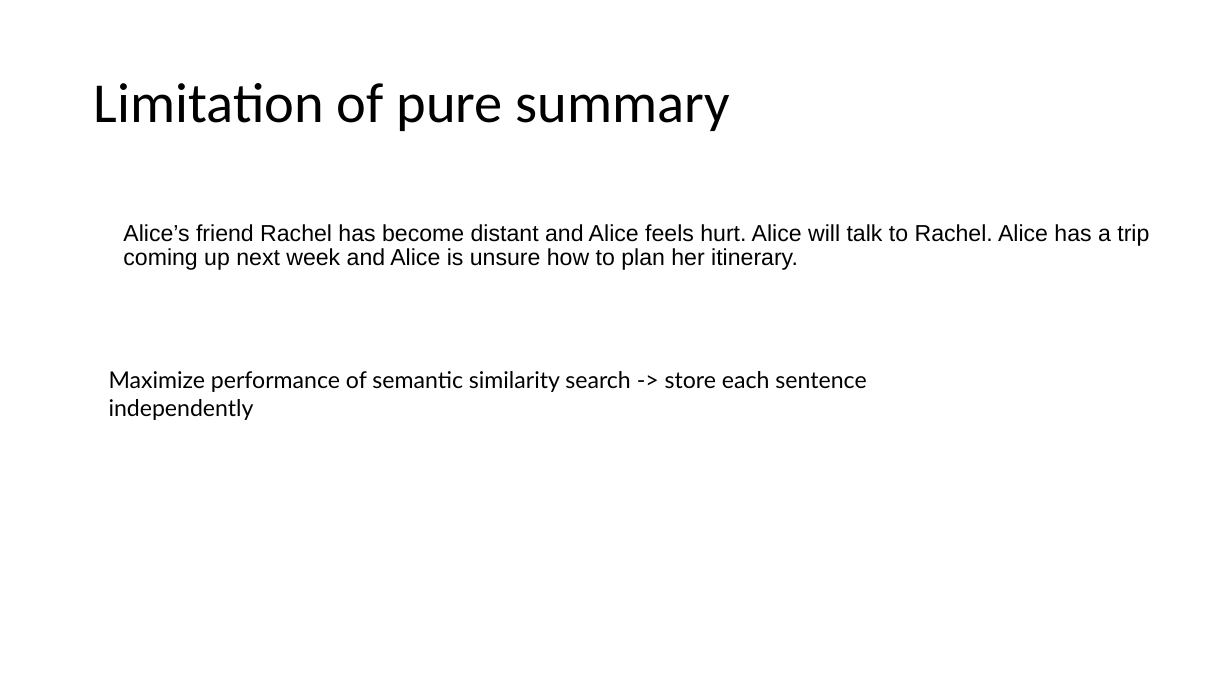
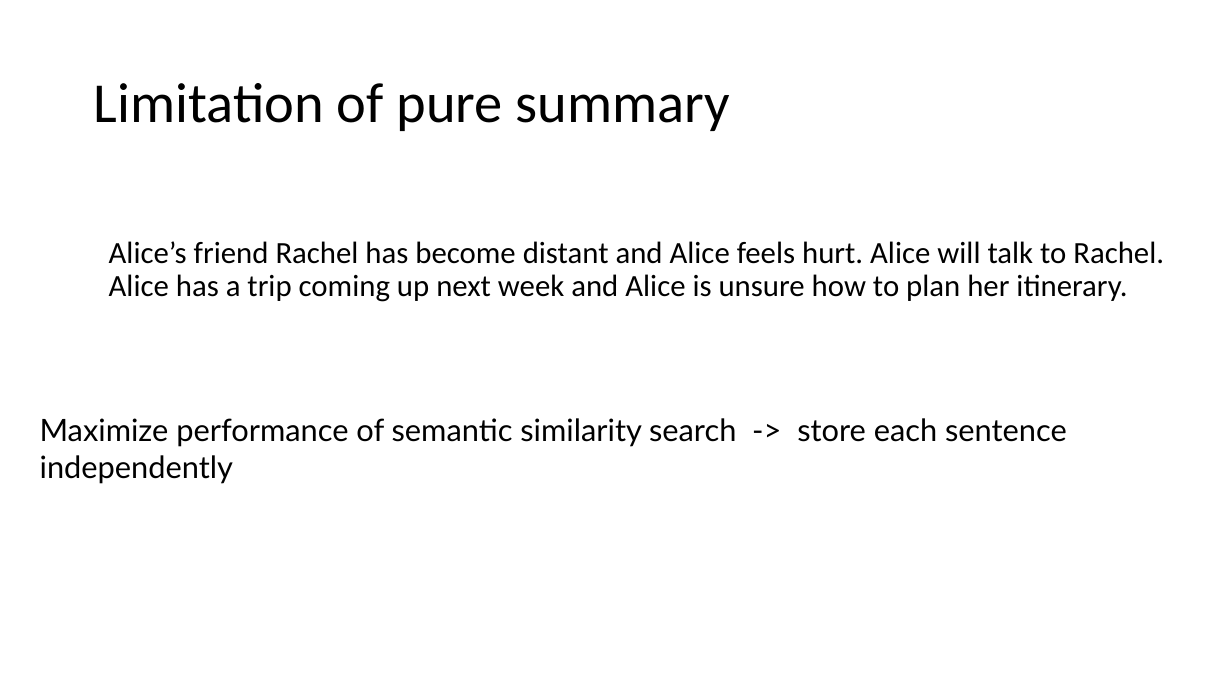
Before and after one commit to Astonzzh/slide, a slide deck: slide 14 of presentation1.pptx. Drawn at 1232x693 pixels with LibreOffice and Linux fonts; fonts in the diff are those of the drawing. Boxes give left, top, right and bottom in pixels: in the first picture for what was removed or moved away, otherwise in the second. Text is boxed around its words. In the diff, an @@ line names an element or a change of style, - is before the commit and + after.

```diff
--- a/presentation1.pptx
+++ b/presentation1.pptx
@@ text "Alice’s friend Rachel has become ...": place and size @@
-text "Alice’s friend Rachel has become ..." at [123,224,1149,270]
+text "Alice’s friend Rachel has become ..." at [109,241,1164,302]
@@ text "Alice’s friend Rachel has become ..." at [109,241,1164,302]: size 18 to 24 pt, font Arial to Calibri @@
@@ text "Maximize performance of semantic similarity ...": place and size @@
-text "Maximize performance of semantic similarity ..." at [109,371,866,392]
+text "Maximize performance of semantic similarity ..." at [40,418,1067,447]
@@ text "Maximize performance of semantic similarity ..." at [40,418,1067,447]: size 18 to 24 pt @@
```
Also in this commit, not shown: 30 other slides changed, 2 slides added, 1 slide removed.
